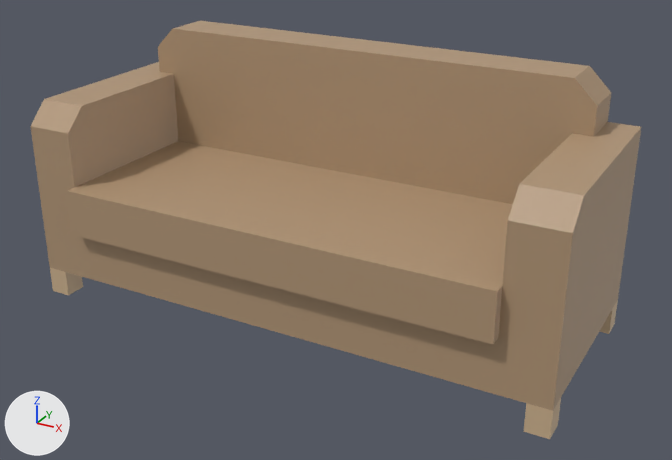
The glTF model client/public/assets/kenney-furniture/loungeSofa.glb: old version first, new version second.
Camera for both pictures: a 50 mm camera at (1.249, -1.12, 0.829) aimed at (0.526, 0.196, 0.172). The lights are fixed; the arrows at lower left show +X, +Y and +Z. The first picture is the older version. Where no turn or scale is listed for an object, it has been applied to the vertices. Vertices at exactly the same position are counted once.

The scene before the commit, as lines of its bpy script (objects in view):
```python
me_mesh_loungesofa = bpy.data.meshes.new('Mesh loungeSofa')
me_mesh_loungesofa.from_pydata(...)  # 66 vertices, 128 faces; spans x -0.49..0.49, y -0.205..0.205, z -0.23..0.23
me_mesh_loungesofa.materials.append(mat_defaultmaterial)
ob_loungesofa_clone = bpy.data.objects.new('loungeSofa(Clone)', me_mesh_loungesofa)
ob_loungesofa_clone.location = (0.49, 0.205, 0.23)
```
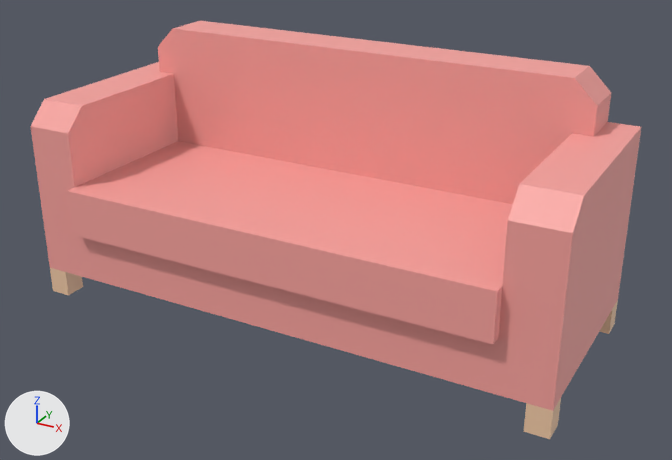
What differs and where, as boxes [x1, y1, x2, y2] in the pictures (672 x 460 px):
part 1 of me_mesh_loungesofa, recoloured (beige to pink): [30, 21, 641, 411] in both
part 2 of me_mesh_loungesofa, recoloured: [50, 268, 618, 439] in both

Edits to the bpy script that builds the scene:
```text
Change me_mesh_loungesofa:
    where me_mesh_loungesofa.from_pydata(...)  # 66 vertices, 128 faces; spans x -0.49..0.49, y -0.205..0.205, z -0.23..0.23
    used by ob_loungesofa_clone; location = (0.49, 0.205, 0.23)
    me_mesh_loungesofa part 1: 88 faces centred in x -0.49..0.49, y -0.205..0.205, z -0.18..0.23 are repainted in the vertex colours; the middle colour goes from beige #b29677 to pink #f9a39e
    me_mesh_loungesofa part 2: 40 faces centred in x -0.49..0.49, y -0.185..0.205, z -0.23..-0.197 are repainted in the vertex colours; the middle colour goes from beige #ceb390 to beige #f3cba8
```
